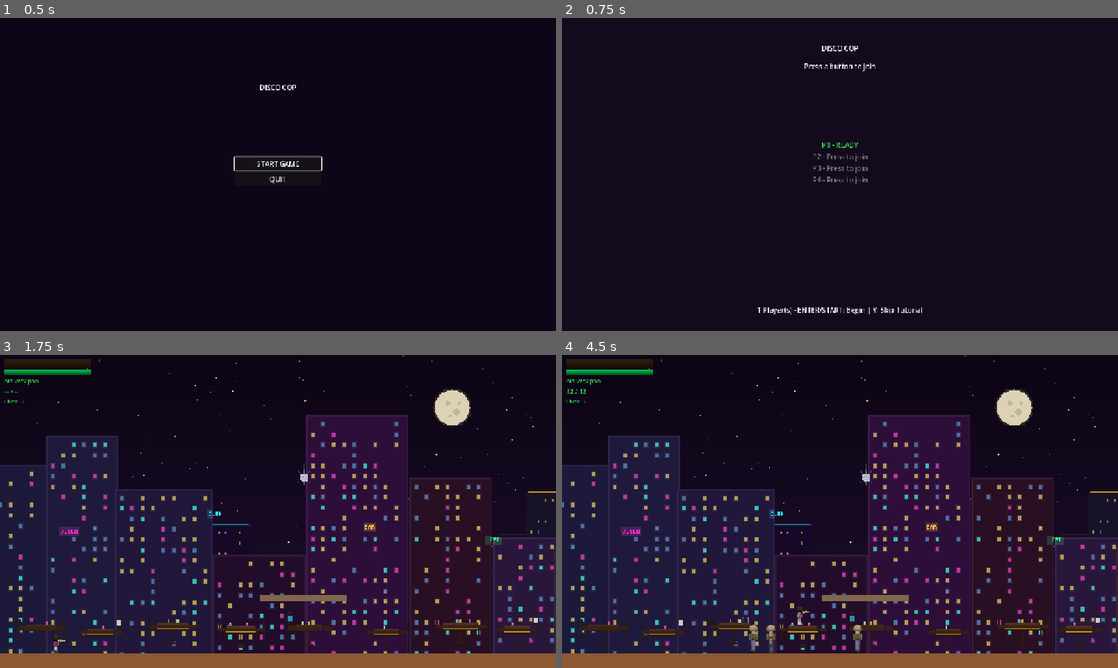
Above: before the commit, frames 1-4 (two rows, left to right).
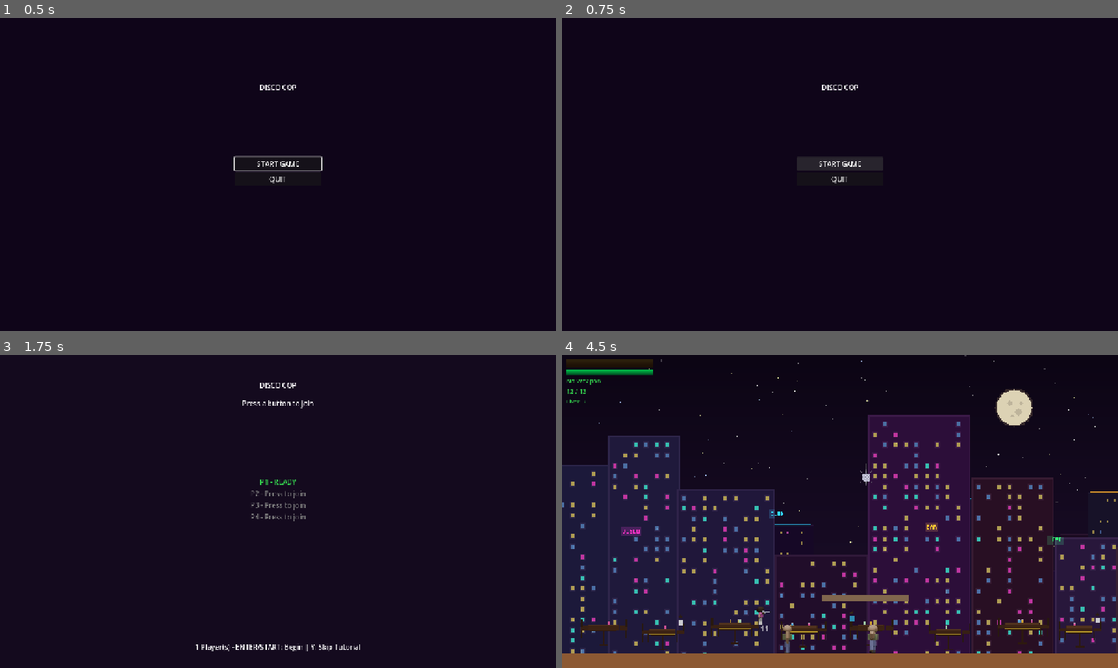
Above: after the commit, the same moments.

Repository: Brickmii/Disco-Cop
Game: Godot game, scene res://scenes/ui/main_menu.tscn
Two runs of this game, one before a commit and one after it. Both use one fixed random seed, a clock stepped at 60 frames per second and the inputs below. Sound files missing from this copy of the repository are replaced by a short silence.
Inputs:
- Up to frame 1 (0.5 s): no input
- Up to frame 2 (0.75 s): click "START GAME" at 0.5 s
- Up to frame 3 (1.75 s): tap A (move_left) at 1.25 s; hold D (move_right) from 1.28 s (still down); tap S (aim_down) at 1.35 s; tap Space (jump) at 1.52 s
- Up to frame 4 (4.5 s): tap W (aim_up) at 2.1 s; tap Space (jump) at 2.27, 3.77 s; release D (move_right) at 2.78 s; hold A (move_left) 2.78-3.53 s; tap E (interact) at 2.85 s; hold D (move_right) from 3.53 s (still down); tap J (shoot) at 3.6 s; tap Q (swap_weapon) at 4.35 s

Frame 1 is identical in both runs. In frame 2, 1.3% of the frame differs, in the area x 35-65%, y 8-95%; in frame 3, 50%, in the area x 0-100%, y 0-100%; in frame 4, 0.7%.

Commit message:
Pass 3 phases 1-2: fix pause menu, add screen transitions
- Fix pause menu: swap _input to _process Input polling (same fix
  as game_over — _input doesn't fire while tree is paused)
- New Transition autoload: fade-to-black overlay between all scenes
- All 6 scene changes now route through Transition.change_scene()

Co-Authored-By: Claude Opus 4.6 <noreply@anthropic.com>

Diff:
--- /dev/null
+++ b/disco_cop/autoloads/transition.gd
@@ -0,0 +1,44 @@
+extends CanvasLayer
+## Screen transition overlay — fade to black between scenes.
+
+var _color_rect: ColorRect
+var _is_transitioning := false
+
+
+func _ready() -> void:
+	layer = 100
+	process_mode = Node.PROCESS_MODE_ALWAYS
+	_color_rect = ColorRect.new()
+	_color_rect.color = Color.BLACK
+	_color_rect.anchors_preset = Control.PRESET_FULL_RECT
+	_color_rect.mouse_filter = Control.MOUSE_FILTER_IGNORE
+	_color_rect.modulate.a = 0.0
+	_color_rect.visible = false
+	add_child(_color_rect)
+
+
+func change_scene(path: String, duration: float = 0.3) -> void:
+	if _is_transitioning:
+		return
+	_is_transitioning = true
+	_color_rect.visible = true
+	_color_rect.modulate.a = 0.0
+
+	# Unpause tree so tween runs (in case we're paused)
+	var was_paused := get_tree().paused
+	get_tree().paused = false
+
+	var tween := create_tween()
+	tween.tween_property(_color_rect, "modulate:a", 1.0, duration)
+	tween.tween_callback(_do_change.bind(path))
+	tween.tween_property(_color_rect, "modulate:a", 0.0, duration)
+	tween.tween_callback(_on_transition_done)
+
+
+func _do_change(path: String) -> void:
+	get_tree().change_scene_to_file(path)
+
+
+func _on_transition_done() -> void:
+	_color_rect.visible = false
+	_is_transitioning = false
--- a/disco_cop/project.godot
+++ b/disco_cop/project.godot
@@ -26,6 +26,7 @@
 AudioManager="*res://autoloads/audio_manager.gd"
 ObjectPool="*res://autoloads/object_pool.gd"
 VFXSpawner="*res://autoloads/vfx_spawner.gd"
+Transition="*res://autoloads/transition.gd"
 
 [display]
 
--- a/disco_cop/scenes/levels/test_level.gd
+++ b/disco_cop/scenes/levels/test_level.gd
@@ -72,4 +72,4 @@
 			var holder: WeaponHolder = player_node.get_node("WeaponHolder") as WeaponHolder
 			if holder:
 				GameManager.save_player_weapons(pd["index"], holder.weapons)
-	get_tree().call_deferred("change_scene_to_file", "res://scenes/levels/level_01.tscn")
+	Transition.change_scene("res://scenes/levels/level_01.tscn")
--- a/disco_cop/scenes/ui/game_over.gd
+++ b/disco_cop/scenes/ui/game_over.gd
@@ -64,7 +64,7 @@
 	visible = false
 	if _is_victory and GameManager.current_level == "tutorial":
 		# Tutorial complete — proceed to Level 1
-		get_tree().call_deferred("change_scene_to_file", "res://scenes/levels/level_01.tscn")
+		Transition.change_scene("res://scenes/levels/level_01.tscn")
 	else:
 		GameManager.reset_game()
-		get_tree().call_deferred("change_scene_to_file", "res://scenes/ui/main_menu.tscn")
+		Transition.change_scene("res://scenes/ui/main_menu.tscn")
--- a/disco_cop/scenes/ui/lobby.gd
+++ b/disco_cop/scenes/ui/lobby.gd
@@ -55,7 +55,7 @@
 	if event is InputEventJoypadButton and event.pressed and event.button_index == JOY_BUTTON_Y:
 		skip_pressed = true
 	if skip_pressed and _input_cooldown <= 0 and GameManager.get_active_player_count() >= 1:
-		get_tree().change_scene_to_file("res://scenes/levels/level_01.tscn")
+		Transition.change_scene("res://scenes/levels/level_01.tscn")
 		return
 
 	# Start game — Enter, Start button, or A button (after join)
@@ -94,4 +94,4 @@
 
 
 func _start_game() -> void:
-	get_tree().change_scene_to_file("res://scenes/levels/test_level.tscn")
+	Transition.change_scene("res://scenes/levels/test_level.tscn")
--- a/disco_cop/scenes/ui/main_menu.gd
+++ b/disco_cop/scenes/ui/main_menu.gd
@@ -14,7 +14,7 @@
 
 
 func _on_start_pressed() -> void:
-	get_tree().change_scene_to_file("res://scenes/ui/lobby.tscn")
+	Transition.change_scene("res://scenes/ui/lobby.tscn")
 
 
 func _on_quit_pressed() -> void:
--- a/disco_cop/scenes/ui/pause_menu.gd
+++ b/disco_cop/scenes/ui/pause_menu.gd
@@ -6,8 +6,9 @@
 	process_mode = Node.PROCESS_MODE_ALWAYS
 
 
-func _input(event: InputEvent) -> void:
-	if event.is_action_pressed("pause"):
+func _process(_delta: float) -> void:
+	# Poll Input — _input() doesn't fire while tree is paused
+	if Input.is_action_just_pressed("pause"):
 		toggle_pause()
 
 
@@ -26,6 +27,5 @@
 
 
 func _on_quit_pressed() -> void:
-	get_tree().paused = false
 	GameManager.reset_game()
-	get_tree().change_scene_to_file("res://scenes/ui/main_menu.tscn")
+	Transition.change_scene("res://scenes/ui/main_menu.tscn")
